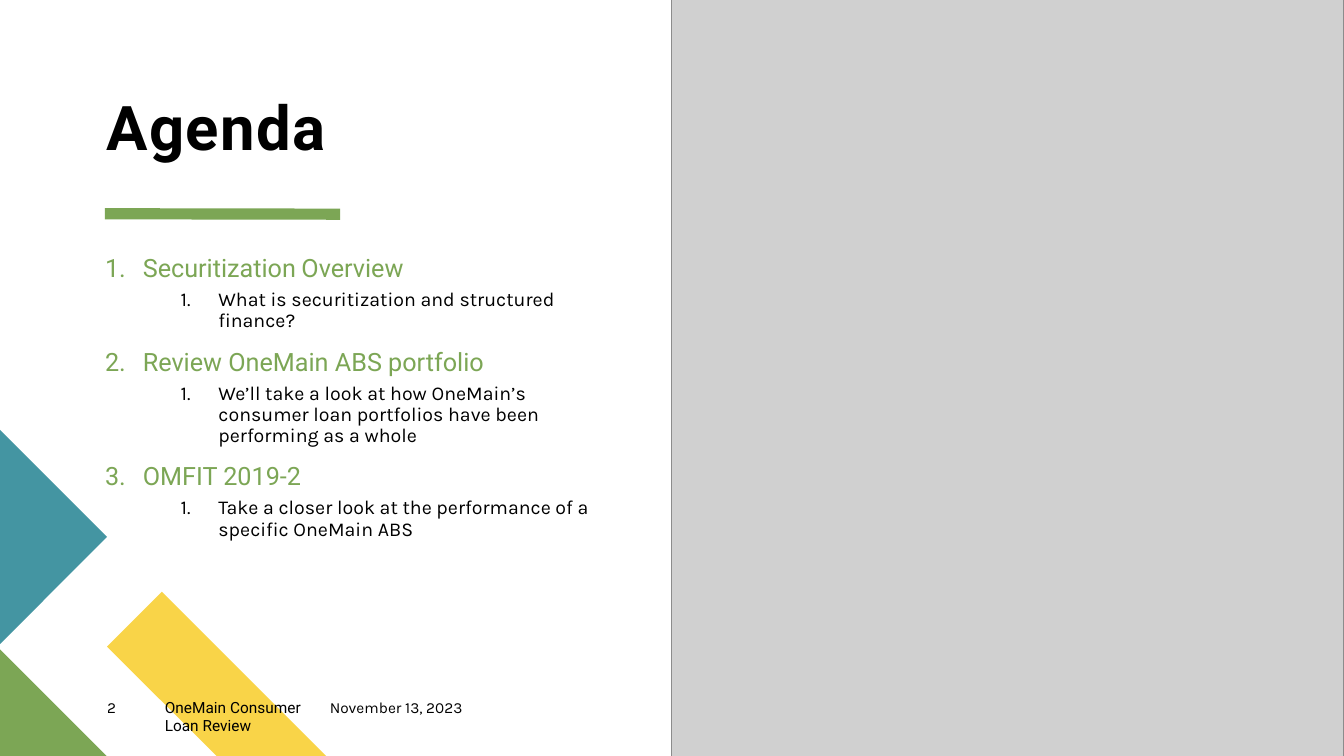
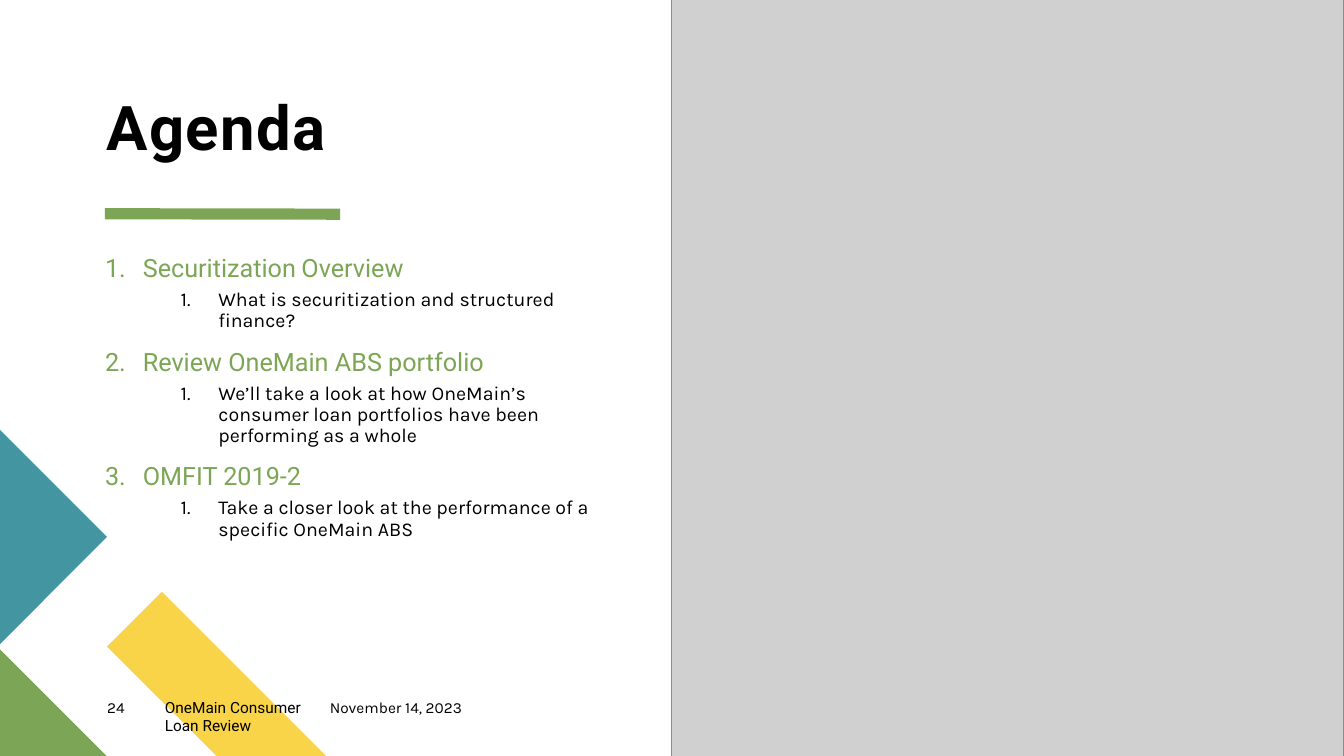
Before and after one commit to msimons4/consumer_loan_analysis, a slide deck: slide 24 of Consumer Loan Securitization Review.pptx (slide 2 before the commit). Drawn at 1344x756 pixels with LibreOffice and Linux fonts; fonts in the diff are those of the drawing; grey boxes stand for pictures. Boxes give left, top, right and bottom in pixels: in the first picture for what was removed or moved away, otherwise in the second. Text is boxed around its words. In the diff, an @@ line names an element or a change of style, - is before the commit and + after.

```diff
--- a/Consumer Loan Securitization Review.pptx
+++ b/Consumer Loan Securitization Review.pptx
@@ page number at (107,703,125,713): text changed @@
-2
+24
@@ text at (330,702,462,715): text changed @@
-November 13, 2023
+November 14, 2023
```
Also in this commit, not shown: 4 other slides changed, 5 slides added, 3 other files.
